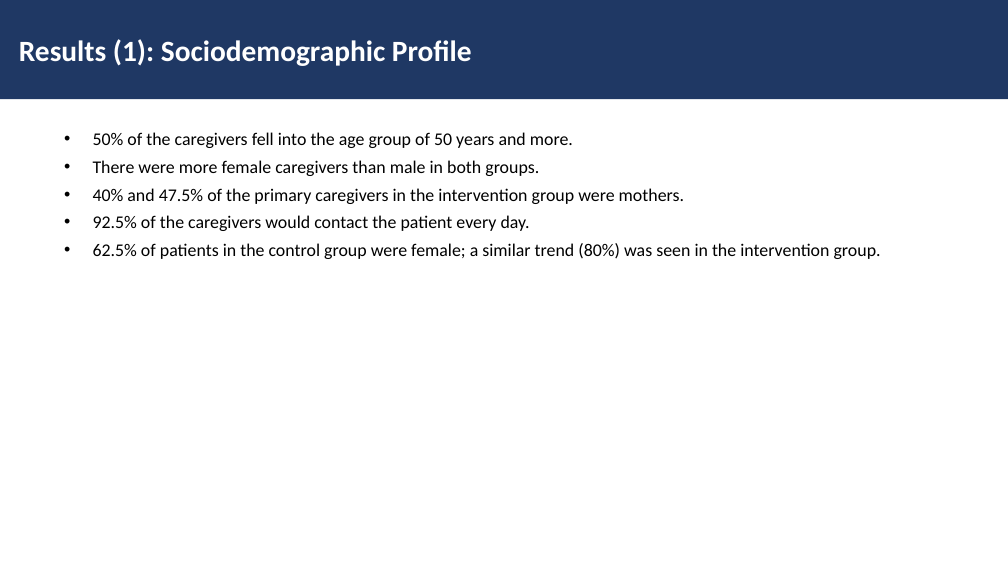
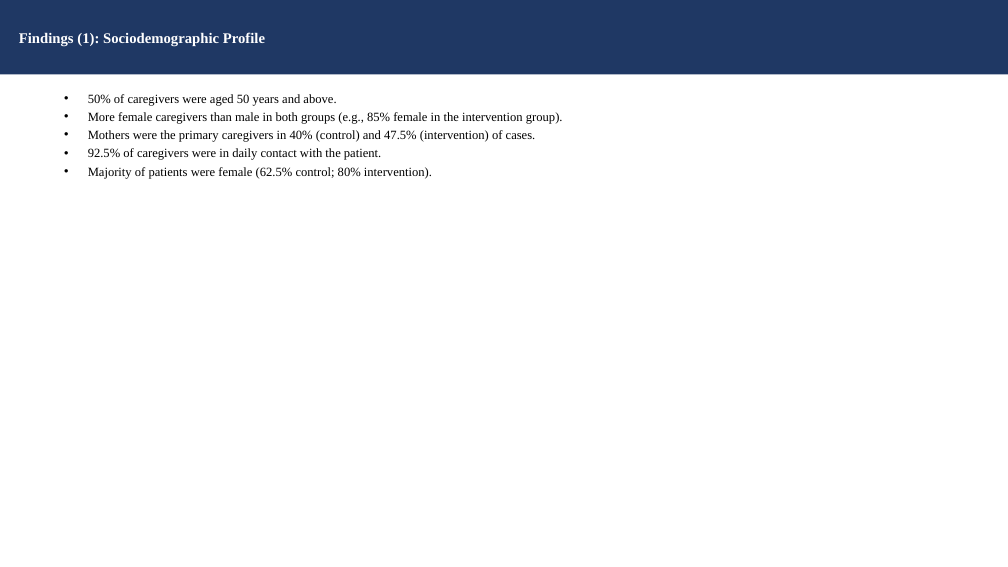
Before and after one commit to tejasdangodra786-byte/Dango-kiro, a slide deck: slide 20 of Family_Intervention_EE_Schizophrenia_JournalClub.pptx (slide 18 before the commit). Drawn at 1008x567 pixels with LibreOffice and Linux fonts; fonts in the diff are those of the drawing. Boxes give left, top, right and bottom in pixels: in the first picture for what was removed or moved away, otherwise in the second. Text is boxed around its words. In the diff, an @@ line names an element or a change of style, - is before the commit and + after.

Commit message:
Update journal-club presentation: detailed version (Times New Roman 12/14pt, operational definitions, hypotheses, session-by-session intervention, full references)

```diff
--- a/Family_Intervention_EE_Schizophrenia_JournalClub.pptx
+++ b/Family_Intervention_EE_Schizophrenia_JournalClub.pptx
@@ rectangle "Findings (1): Sociodemographic Profile": place and size @@
-rectangle "Findings (1): Sociodemographic Profile" at <box>0,0,1008,99</box>
+rectangle "Findings (1): Sociodemographic Profile" at <box>0,0,1008,74</box>
@@ text in rectangle at <box>19,32,265,46</box>: text changed; size 28 to 14 pt; font Calibri to Times New Roman @@
-Results (1): Sociodemographic Profile
+Findings (1): Sociodemographic Profile
@@ text at <box>88,94,563,179</box>: text changed; size 17 to 12 pt; font Calibri to Times New Roman @@
-• 50% of the caregivers fell into the age group of 50 years and more.
-• There were more female caregivers than male in both groups.
-• 40% and 47.5% of the primary caregivers in the intervention group were mothers.
-• 92.5% of the caregivers would contact the patient every day.
-• 62.5% of patients in the control group were female; a similar trend (80%) was seen in the intervention group.
+• 50% of caregivers were aged 50 years and above.
+• More female caregivers than male in both groups (e.g., 85% female in the intervention group).
+• Mothers were the primary caregivers in 40% (control) and 47.5% (intervention) of cases.
+• 92.5% of caregivers were in daily contact with the patient.
+• Majority of patients were female (62.5% control; 80% intervention).
```
Also in this commit, not shown: 14 other slides changed, 13 slides added, 10 slides removed.
